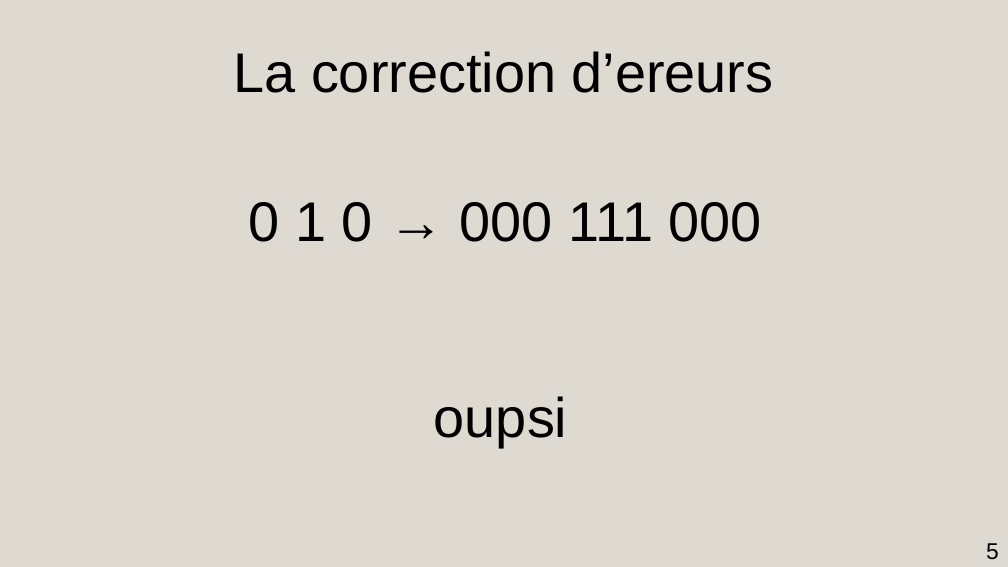
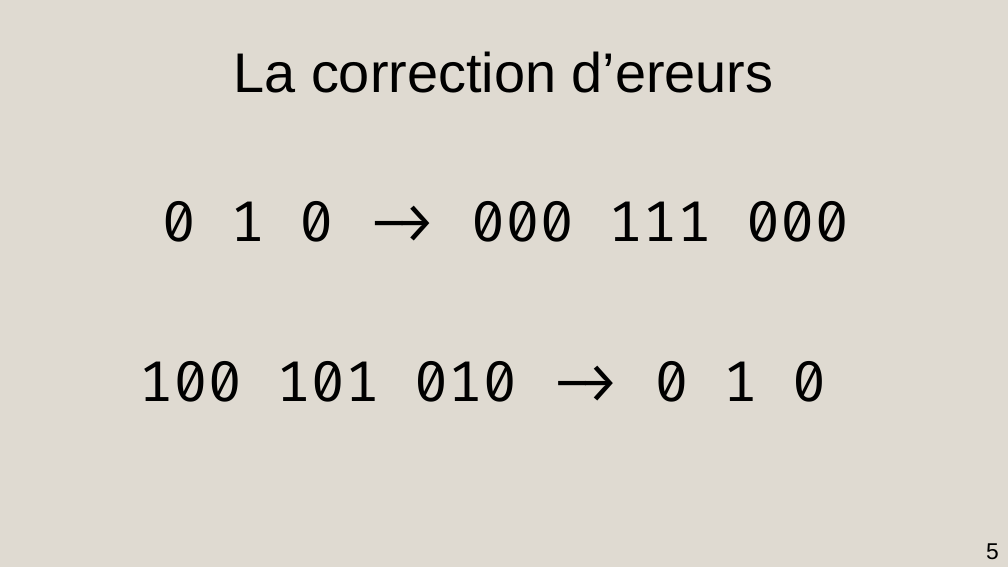
Before and after one commit to AmdaU/presentations, a slide deck: slide 5 of Seminaire/Seminaire.odp. Drawn at 1008x567 pixels with LibreOffice and Linux fonts; fonts in the diff are those of the drawing. Boxes give left, top, right and bottom in pixels: in the first picture for what was removed or moved away, otherwise in the second. Text is boxed around its words. In the diff, an @@ line names an element or a change of style, - is before the commit and + after.

```diff
--- a/Seminaire/Seminaire.odp
+++ b/Seminaire/Seminaire.odp
@@ title at (162, 201, 849, 242): text changed; font Arial to Fira Code @@
-0 1 0 → 000 111 000
+0 1 0 -> 000 111 000
@@ title added at (139, 361, 826, 402), 44 pt, text #000000 @@
+100 101 010 -> 0 1 0
@@ title removed at (434, 396, 568, 447) @@
-oupsi
```
Also in this commit, not shown: 5 other slides changed, 3 slides added, 5 slides removed, 15 other files.
